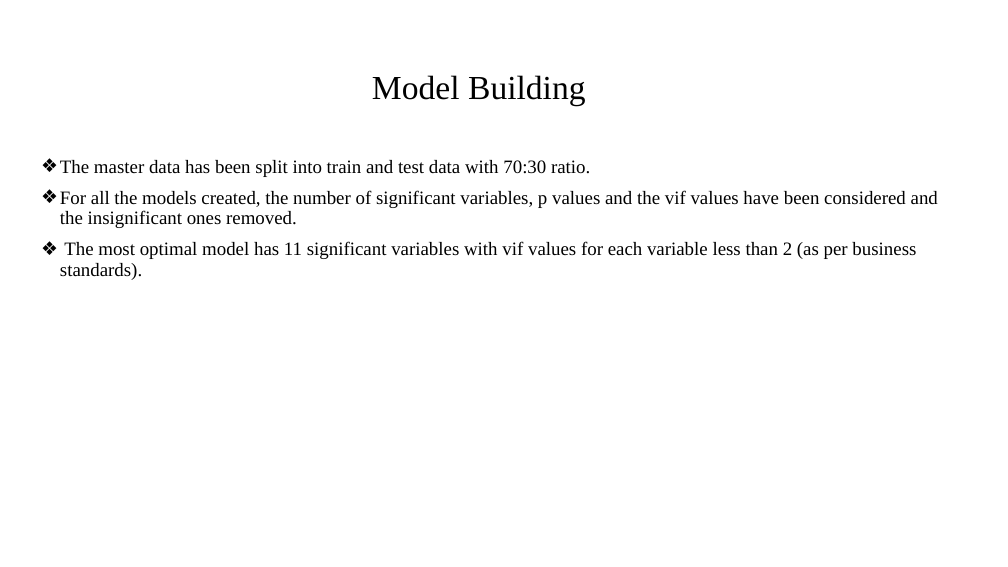
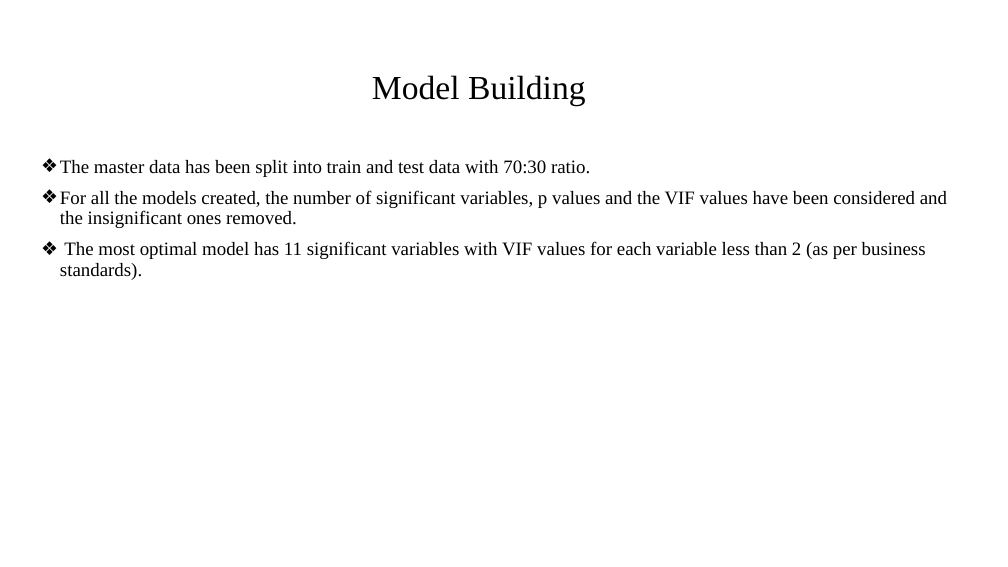
Before and after one commit to gaurav007x/HR-Analytics, a slide deck: slide 6 of HR Analytics Presentation.pptx. Drawn at 1008x567 pixels with LibreOffice and Linux fonts; fonts in the diff are those of the drawing; background and template pictures are left out. Boxes give left, top, right and bottom in pixels: in the first picture for what was removed or moved away, otherwise in the second. Text is boxed around its words. In the diff, an @@ line names an element or a change of style, - is before the commit and + after.

```diff
--- a/HR Analytics Presentation.pptx
+++ b/HR Analytics Presentation.pptx
@@ text at (60, 190, 947, 280): text changed @@
-❖ For all the models created, the number of significant variables, p values and the vif values have been considered and the insignificant ones removed.
-❖ The most optimal model has 11 significant variables with vif values for each variable less than 2 (as per business standards).
+❖ For all the models created, the number of significant variables, p values and the VIF values have been considered and the insignificant ones removed.
+❖ The most optimal model has 11 significant variables with VIF values for each variable less than 2 (as per business standards).
```
Also in this commit, not shown: 2 other slides changed, 1 other file.
